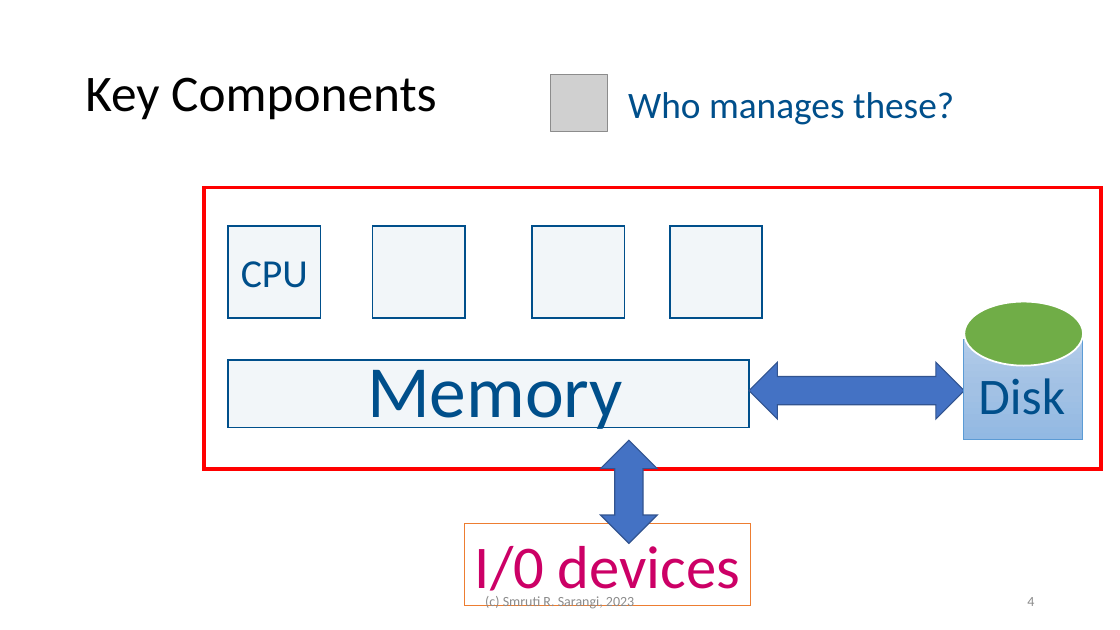
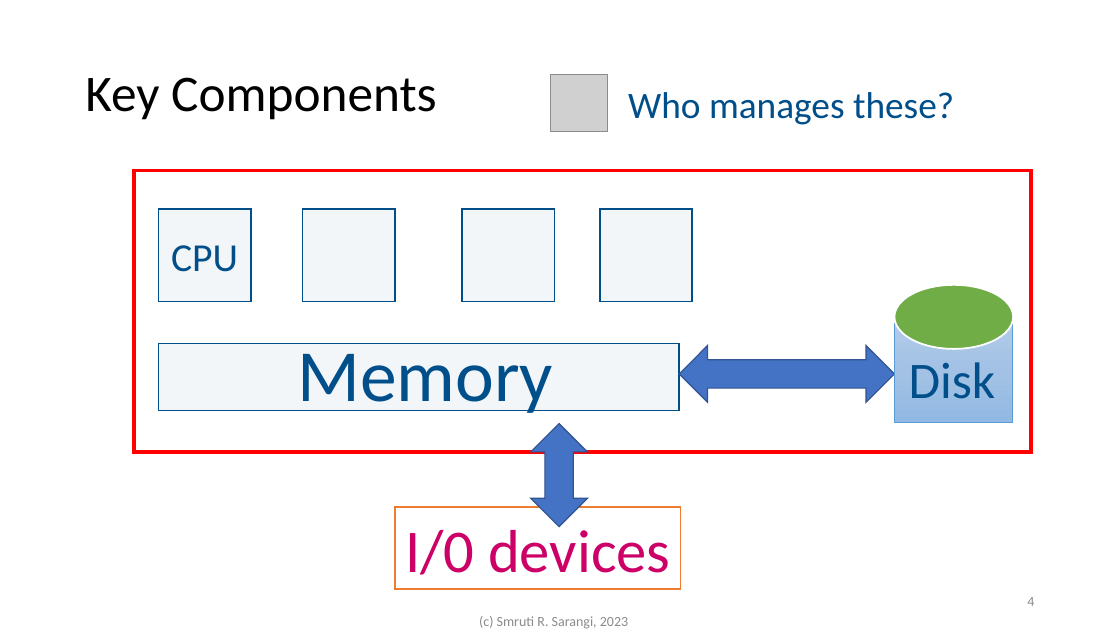
Before and after one commit to srsarangi/srsarangi.github.io, a slide deck: slide 4 of osbook/slides/1.intro.pptx. Drawn at 1120x630 pixels with LibreOffice and Linux fonts; fonts in the diff are those of the drawing; grey boxes stand for pictures. Boxes give left, top, right and bottom in pixels: in the first picture for what was removed or moved away, otherwise in the second. Text is boxed around its words. In the diff, an @@ line names an element or a change of style, - is before the commit and + after.

```diff
--- a/osbook/slides/1.intro.pptx
+++ b/osbook/slides/1.intro.pptx
@@ 8 rectangles, 3 texts, 2 left right arrows, 1 ellipse: place and size @@
-8 rectangles, 3 texts, 2 left right arrows, 1 ellipse at (204, 187, 1102, 606)
+8 rectangles, 3 texts, 2 left right arrows, 1 ellipse at (134, 171, 1032, 590)
@@ text "(c) Smruti R. Sarangi, 2023": place and size @@
-text "(c) Smruti R. Sarangi, 2023" at (485, 596, 634, 609)
+text "(c) Smruti R. Sarangi, 2023" at (479, 616, 628, 629)
```
Also in this commit, not shown: 13 other slides changed, 2 slides added, 1 other file.
